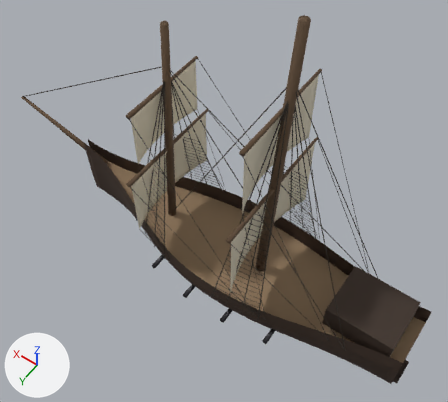
An edit to the FBX model Scripts/SM_PirateShip.fbx, drawn before and after from the same camera.
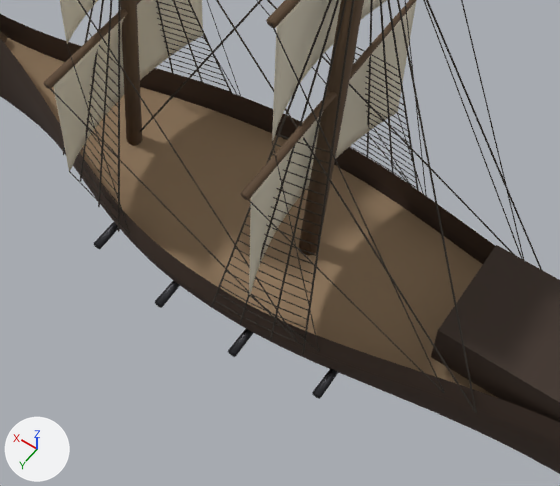
Old and new are each drawn whole from a camera (50 mm lens) standing at (-15.2, 22.5, 43.0) and looking at (0.2, 0.9, 9.1) and again close up on the part from 23% to 87% of the width and 35% to 96% of the height. Arrows for +X, +Y and +Z are at lower left; the lights stay in place. The last two pictures show the newer version. Vertices at exactly the same position are counted once.

Objects in the first close-up: 'SM_PirateShip'.
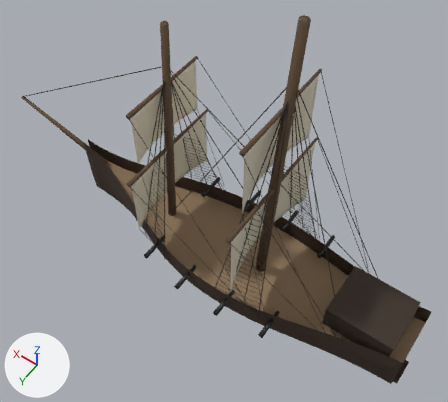
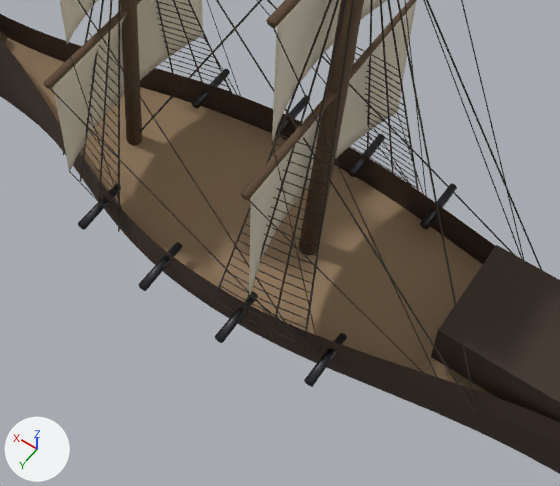
Location of each change, [x1, y1, x2, y2] in pixels of the close-ups (560 x 486 px; the box of a moved part takes in the faces that stretch with it):
part 1 of me_hullmesh, moved or reshaped: before [312, 369, 339, 399]; after [304, 333, 347, 387]
part 2 of me_hullmesh, moved or reshaped: before [228, 329, 253, 357]; after [215, 292, 258, 343]
part 3 of me_hullmesh, moved or reshaped: before [155, 280, 180, 308]; after [138, 242, 182, 291]
part 4 of me_hullmesh, moved or reshaped: before [94, 222, 118, 249]; after [78, 184, 122, 230]
part 5 of me_hullmesh, moved or reshaped (not visible before): after [420, 183, 457, 229]
part 6 of me_hullmesh, moved or reshaped (not visible before): after [348, 134, 385, 177]
part 7 of me_hullmesh, moved or reshaped (not visible before): after [275, 95, 310, 137]
part 8 of me_hullmesh, moved or reshaped (not visible before): after [191, 68, 230, 109]

The change, as a diff of the scene's bpy script:
```diff
--- a/Scripts/SM_PirateShip.fbx.py
+++ b/Scripts/SM_PirateShip.fbx.py
@@ me_hullmesh @@
 # used by ob_sm_pirateship; location = (0.0, 0.0, 0.0)
-me_hullmesh.from_pydata(...)  # 4629 vertices, 3426 faces; spans x -15.3..22.2, y -5.3..5.3, z -2.7..25.1
+me_hullmesh.from_pydata(...)  # 4629 vertices, 3426 faces; spans x -15.3..22.2, y -5.7..5.7, z -2.7..25.1
+# me_hullmesh part 1: the loose piece of 20 vertices spanning x -6.2..-5.8, y 2.2..4.5, z 0.4..0.8 is moved by (0.0, 0.7, 2.2)
+# me_hullmesh part 2: the loose piece of 20 vertices spanning x -2.6..-2.2, y 2.6..4.9, z 0.2..0.6 is moved by (0.0, 0.8, 2.4)
+# me_hullmesh part 3: the loose piece of 20 vertices spanning x 1.0..1.4, y 2.5..4.8, z 0.2..0.6 is moved by (0.0, 0.8, 2.4)
+# me_hullmesh part 4: the loose piece of 20 vertices spanning x 4.6..5.0, y 1.9..4.2, z 0.3..0.7 is moved by (0.0, 0.6, 2.3)
+# me_hullmesh part 5: the loose piece of 20 vertices spanning x -6.2..-5.8, y -4.5..-2.2, z 0.4..0.8 is moved by (0.0, -0.7, 2.2)
+# me_hullmesh part 6: the loose piece of 20 vertices spanning x -2.6..-2.2, y -4.9..-2.6, z 0.2..0.6 is moved by (0.0, -0.8, 2.4)
+# me_hullmesh part 7: the loose piece of 20 vertices spanning x 1.0..1.4, y -4.8..-2.5, z 0.2..0.6 is moved by (0.0, -0.8, 2.4)
+# me_hullmesh part 8: the loose piece of 20 vertices spanning x 4.6..5.0, y -4.2..-1.9, z 0.3..0.7 is moved by (0.0, -0.6, 2.3)
 me_hullmesh.materials.append(mat_m_hull)
```
